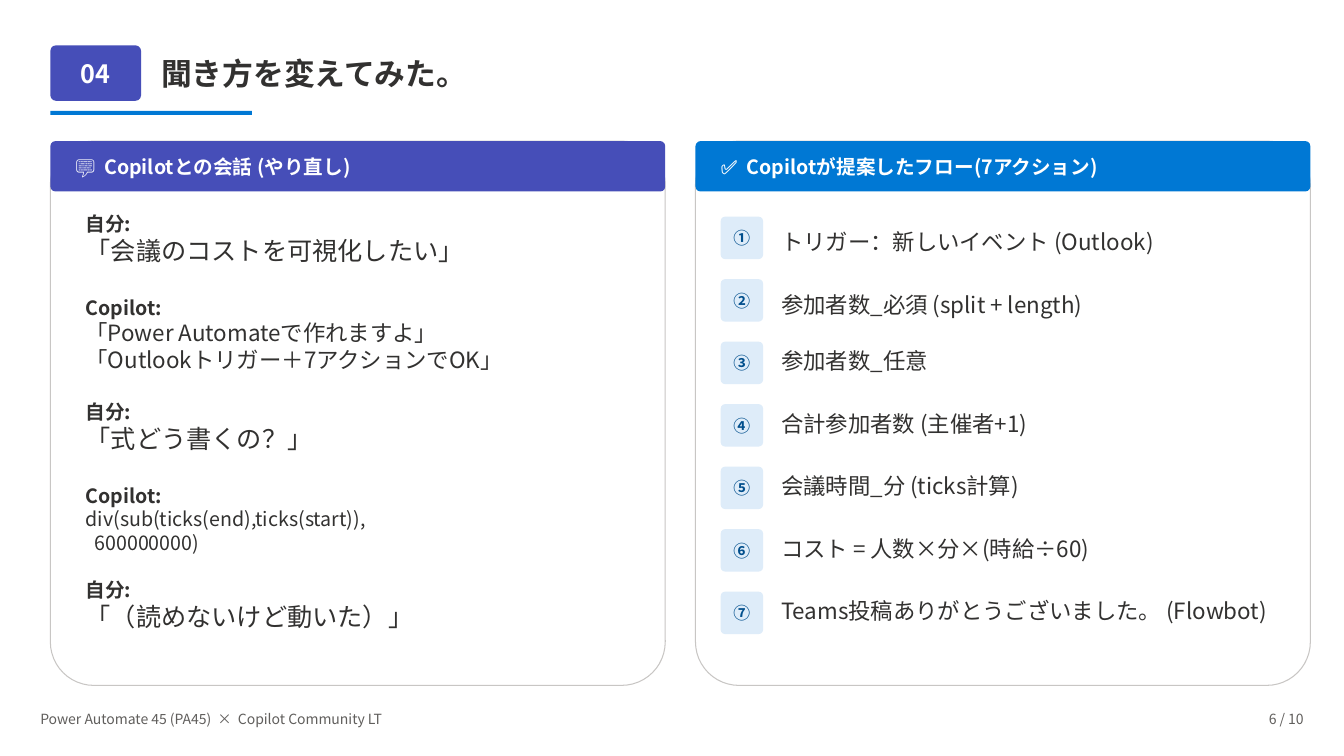
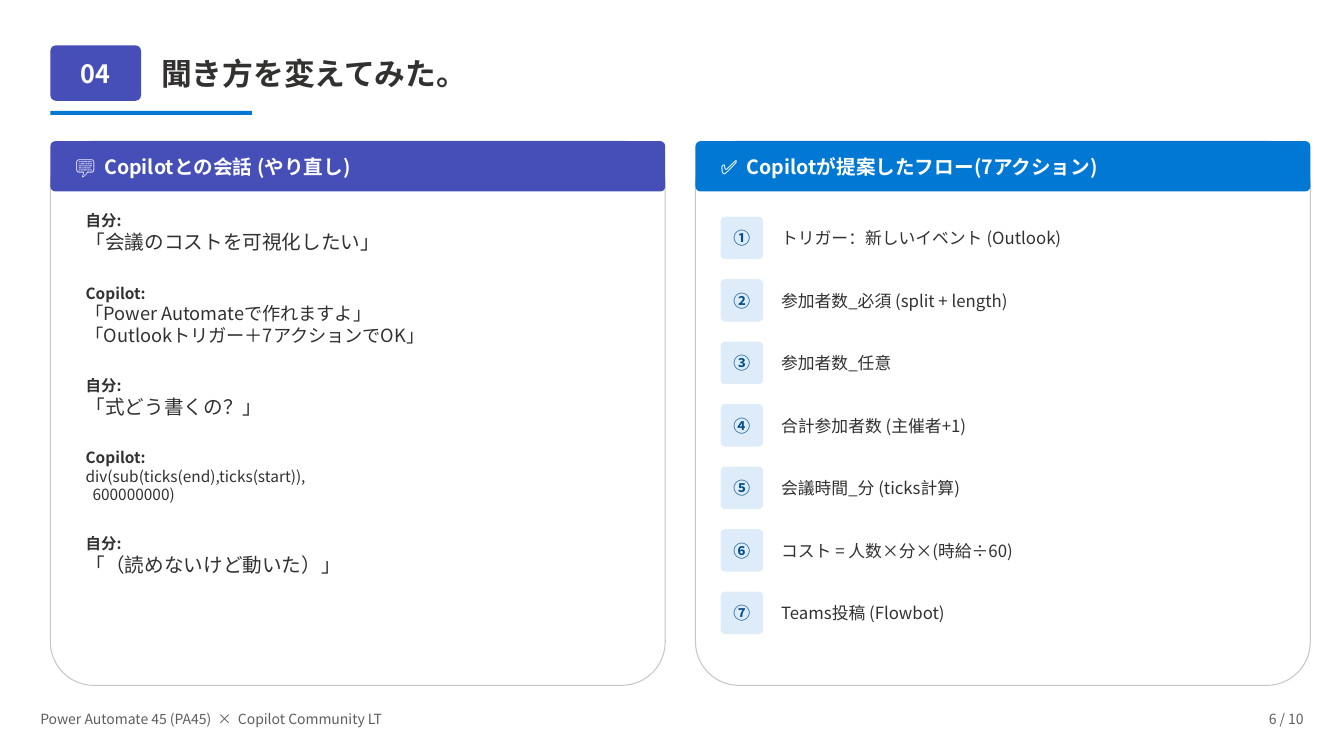
Before and after one commit to Haru-PowerPlatform/pa45, a slide deck: slide 6 of assets/pa45/LT001_Copilot_MeetingCostBot_20260428.pptx. Drawn at 1344x756 pixels with LibreOffice and Linux fonts; fonts in the diff are those of the drawing. Boxes give left, top, right and bottom in pixels: in the first picture for what was removed or moved away, otherwise in the second. Text is boxed around its words. In the diff, an @@ line names an element or a change of style, - is before the commit and + after.

```diff
--- a/assets/pa45/LT001_Copilot_MeetingCostBot_20260428.pptx
+++ b/assets/pa45/LT001_Copilot_MeetingCostBot_20260428.pptx
@@ text "自分:" at (86,213,425,574): size 14 to 11 pt in "自分:", "Copilot:", "自分:", "Copilot:" and 3 more places; size 18 to 14 pt in "「会議のコストを可視化したい」", "「式どう書くの？」", "「（読めないけど動いた）」"; size 16 to 13 pt in "「Power Automateで作れますよ」", "「Outlookトリガー＋7アクションでOK」" @@
@@ size 16 to 12 pt in 6 elements at (781,418,966,435), (781,543,1012,560), (781,355,891,372), (781,480,960,497), (781,230,1062,247), (781,293,1008,311) @@
@@ text at (781,605,944,622): text changed; size 16 to 12 pt @@
-Teams投稿ありがとうございました。 (Flowbot)
+Teams投稿 (Flowbot)
```
Also in this commit, not shown: 5 other slides changed, 2 slides added.
